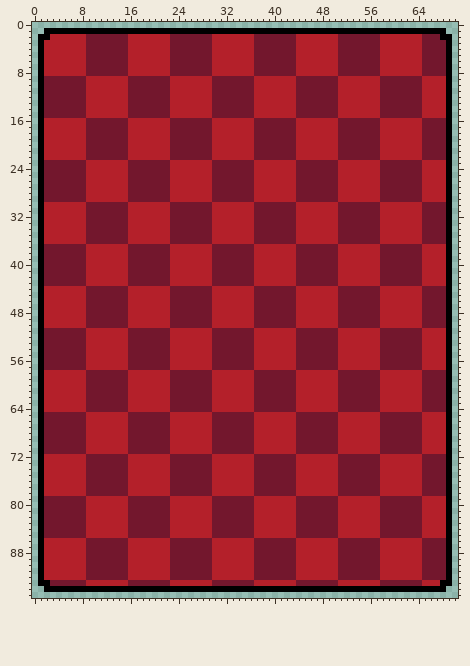
Edited in one commit: pixel-art file (assets/card_back.aseprite). This is how it looked before the edit.
71x96 pixels, 1 frame.
After:
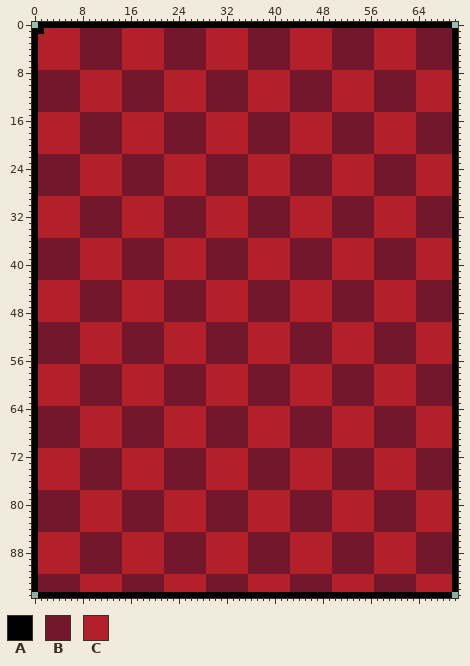
Palette (. is transparent): A #000000  B #73172d  C #b4202a
Commit message: Add border to card art + change highlight colour
Difference:
Changed rows in their new state; - is an unchanged pixel.
first column x 0:
 0 -AAAAAAAAAAAAAAAAAAAAAAAAAAAAAAAAAAAAAAAAAAAAAAAAAAAAAAAAAAAAAAAAAAAAA-
 1 AACCCCCCBBBBBBBCCCCCCCBBBBBBBCCCCCCCBBBBBBBCCCCCCCBBBBBBBCCCCCCCBBBBBBA
 2 ACC-----B------C------B------C------B------C------B------C------B---BBA
 3 AC------B------C------B------C------B------C------B------C------B----BA
 4 AC------B------C------B------C------B------C------B------C------B----BA
 5 AC------B------C------B------C------B------C------B------C------B----BA
 6 AC------B------C------B------C------B------C------B------C------B----BA
 7 AC------B------C------B------C------B------C------B------C------B----BA
 8 ABBBBBBB-CCCCCC-BBBBBB-CCCCCC-BBBBBB-CCCCCC-BBBBBB-CCCCCC-BBBBBB-CCCCCA
 9 AB------C------B------C------B------C------B------C------B------C----CA
10 AB------C------B------C------B------C------B------C------B------C----CA
11 AB------C------B------C------B------C------B------C------B------C----CA
12 AB------C------B------C------B------C------B------C------B------C----CA
13 AB------C------B------C------B------C------B------C------B------C----CA
14 AB------C------B------C------B------C------B------C------B------C----CA
15 ACCCCCCC-BBBBBB-CCCCCC-BBBBBB-CCCCCC-BBBBBB-CCCCCC-BBBBBB-CCCCCC-BBBBBA
16 AC------B------C------B------C------B------C------B------C------B----BA
17 AC------B------C------B------C------B------C------B------C------B----BA
18 AC------B------C------B------C------B------C------B------C------B----BA
19 AC------B------C------B------C------B------C------B------C------B----BA
20 AC------B------C------B------C------B------C------B------C------B----BA
21 AC------B------C------B------C------B------C------B------C------B----BA
22 ABBBBBBB-CCCCCC-BBBBBB-CCCCCC-BBBBBB-CCCCCC-BBBBBB-CCCCCC-BBBBBB-CCCCCA
23 AB------C------B------C------B------C------B------C------B------C----CA
24 AB------C------B------C------B------C------B------C------B------C----CA
25 AB------C------B------C------B------C------B------C------B------C----CA
26 AB------C------B------C------B------C------B------C------B------C----CA
27 AB------C------B------C------B------C------B------C------B------C----CA
28 AB------C------B------C------B------C------B------C------B------C----CA
29 ACCCCCCC-BBBBBB-CCCCCC-BBBBBB-CCCCCC-BBBBBB-CCCCCC-BBBBBB-CCCCCC-BBBBBA
30 AC------B------C------B------C------B------C------B------C------B----BA
31 AC------B------C------B------C------B------C------B------C------B----BA
32 AC------B------C------B------C------B------C------B------C------B----BA
33 AC------B------C------B------C------B------C------B------C------B----BA
34 AC------B------C------B------C------B------C------B------C------B----BA
35 AC------B------C------B------C------B------C------B------C------B----BA
36 ABBBBBBB-CCCCCC-BBBBBB-CCCCCC-BBBBBB-CCCCCC-BBBBBB-CCCCCC-BBBBBB-CCCCCA
37 AB------C------B------C------B------C------B------C------B------C----CA
38 AB------C------B------C------B------C------B------C------B------C----CA
39 AB------C------B------C------B------C------B------C------B------C----CA
40 AB------C------B------C------B------C------B------C------B------C----CA
41 AB------C------B------C------B------C------B------C------B------C----CA
42 AB------C------B------C------B------C------B------C------B------C----CA
43 ACCCCCCC-BBBBBB-CCCCCC-BBBBBB-CCCCCC-BBBBBB-CCCCCC-BBBBBB-CCCCCC-BBBBBA
44 AC------B------C------B------C------B------C------B------C------B----BA
45 AC------B------C------B------C------B------C------B------C------B----BA
46 AC------B------C------B------C------B------C------B------C------B----BA
47 AC------B------C------B------C------B------C------B------C------B----BA
48 AC------B------C------B------C------B------C------B------C------B----BA
49 AC------B------C------B------C------B------C------B------C------B----BA
50 ABBBBBBB-CCCCCC-BBBBBB-CCCCCC-BBBBBB-CCCCCC-BBBBBB-CCCCCC-BBBBBB-CCCCCA
51 AB------C------B------C------B------C------B------C------B------C----CA
52 AB------C------B------C------B------C------B------C------B------C----CA
53 AB------C------B------C------B------C------B------C------B------C----CA
54 AB------C------B------C------B------C------B------C------B------C----CA
55 AB------C------B------C------B------C------B------C------B------C----CA
56 AB------C------B------C------B------C------B------C------B------C----CA
57 ACCCCCCC-BBBBBB-CCCCCC-BBBBBB-CCCCCC-BBBBBB-CCCCCC-BBBBBB-CCCCCC-BBBBBA
58 AC------B------C------B------C------B------C------B------C------B----BA
59 AC------B------C------B------C------B------C------B------C------B----BA
60 AC------B------C------B------C------B------C------B------C------B----BA
61 AC------B------C------B------C------B------C------B------C------B----BA
62 AC------B------C------B------C------B------C------B------C------B----BA
63 AC------B------C------B------C------B------C------B------C------B----BA
64 ABBBBBBB-CCCCCC-BBBBBB-CCCCCC-BBBBBB-CCCCCC-BBBBBB-CCCCCC-BBBBBB-CCCCCA
65 AB------C------B------C------B------C------B------C------B------C----CA
66 AB------C------B------C------B------C------B------C------B------C----CA
67 AB------C------B------C------B------C------B------C------B------C----CA
68 AB------C------B------C------B------C------B------C------B------C----CA
69 AB------C------B------C------B------C------B------C------B------C----CA
70 AB------C------B------C------B------C------B------C------B------C----CA
71 ACCCCCCC-BBBBBB-CCCCCC-BBBBBB-CCCCCC-BBBBBB-CCCCCC-BBBBBB-CCCCCC-BBBBBA
72 AC------B------C------B------C------B------C------B------C------B----BA
73 AC------B------C------B------C------B------C------B------C------B----BA
74 AC------B------C------B------C------B------C------B------C------B----BA
75 AC------B------C------B------C------B------C------B------C------B----BA
76 AC------B------C------B------C------B------C------B------C------B----BA
77 AC------B------C------B------C------B------C------B------C------B----BA
78 ABBBBBBB-CCCCCC-BBBBBB-CCCCCC-BBBBBB-CCCCCC-BBBBBB-CCCCCC-BBBBBB-CCCCCA
79 AB------C------B------C------B------C------B------C------B------C----CA
80 AB------C------B------C------B------C------B------C------B------C----CA
81 AB------C------B------C------B------C------B------C------B------C----CA
82 AB------C------B------C------B------C------B------C------B------C----CA
83 AB------C------B------C------B------C------B------C------B------C----CA
84 AB------C------B------C------B------C------B------C------B------C----CA
85 ACCCCCCC-BBBBBB-CCCCCC-BBBBBB-CCCCCC-BBBBBB-CCCCCC-BBBBBB-CCCCCC-BBBBBA
86 AC------B------C------B------C------B------C------B------C------B----BA
87 AC------B------C------B------C------B------C------B------C------B----BA
88 AC------B------C------B------C------B------C------B------C------B----BA
89 AC------B------C------B------C------B------C------B------C------B----BA
90 AC------B------C------B------C------B------C------B------C------B----BA
91 AC------B------C------B------C------B------C------B------C------B----BA
92 ABBBBBBB-CCCCCC-BBBBBB-CCCCCC-BBBBBB-CCCCCC-BBBBBB-CCCCCC-BBBBBB-CCCCCA
93 ABB-----C------B------C------B------C------B------C------B------C---CCA
94 ABBBBBBBCCCCCCCBBBBBBBCCCCCCCBBBBBBBCCCCCCCBBBBBBBCCCCCCCBBBBBBBCCCCCCA
95 -AAAAAAAAAAAAAAAAAAAAAAAAAAAAAAAAAAAAAAAAAAAAAAAAAAAAAAAAAAAAAAAAAAAAA-
